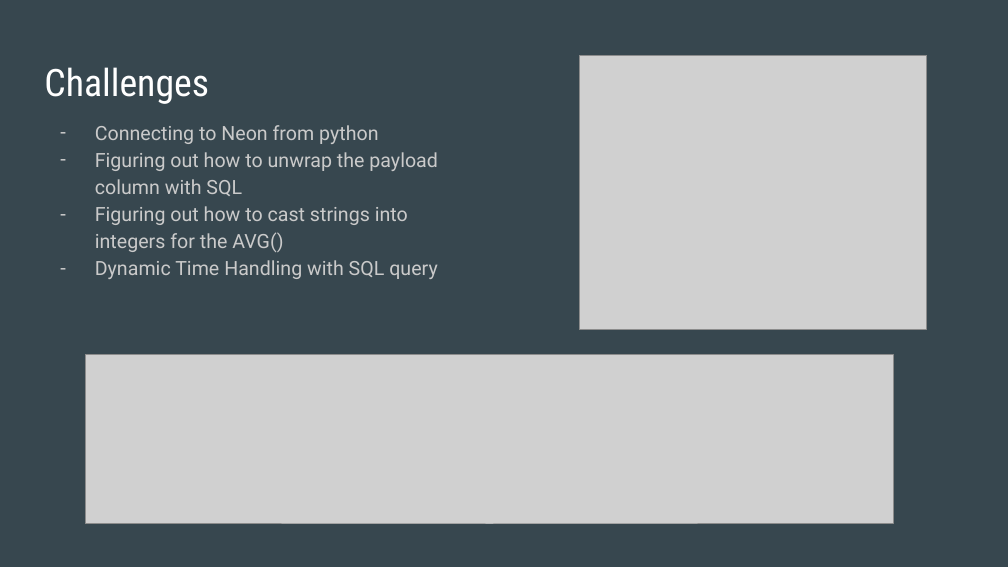
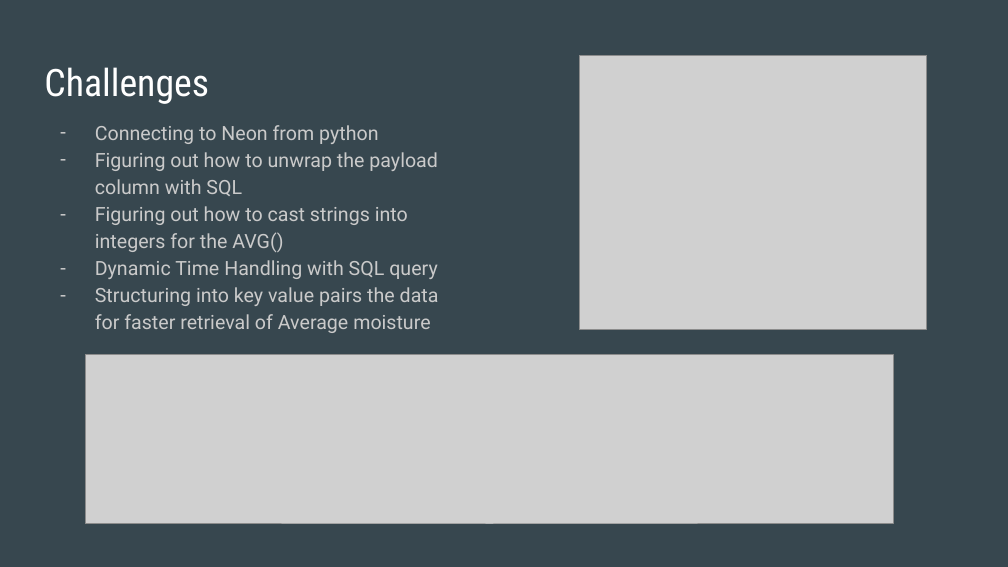
Before and after one commit to hugecatlover/CECS327Assignment8, a slide deck: slide 5 of IOTs-CECS-327.pptx. Drawn at 1008x567 pixels with LibreOffice and Linux fonts; fonts in the diff are those of the drawing; grey boxes stand for pictures. Boxes give left, top, right and bottom in pixels: in the first picture for what was removed or moved away, otherwise in the second. Text is boxed around its words. In the diff, an @@ line names an element or a change of style, - is before the commit and + after.

```diff
--- a/IOTs-CECS-327.pptx
+++ b/IOTs-CECS-327.pptx
@@ text at box(95, 287, 439, 333): paragraph added @@
+– Structuring into key value pairs the data for faster retrieval of Average moisture
```
Also in this commit, not shown: 2 other slides changed.
